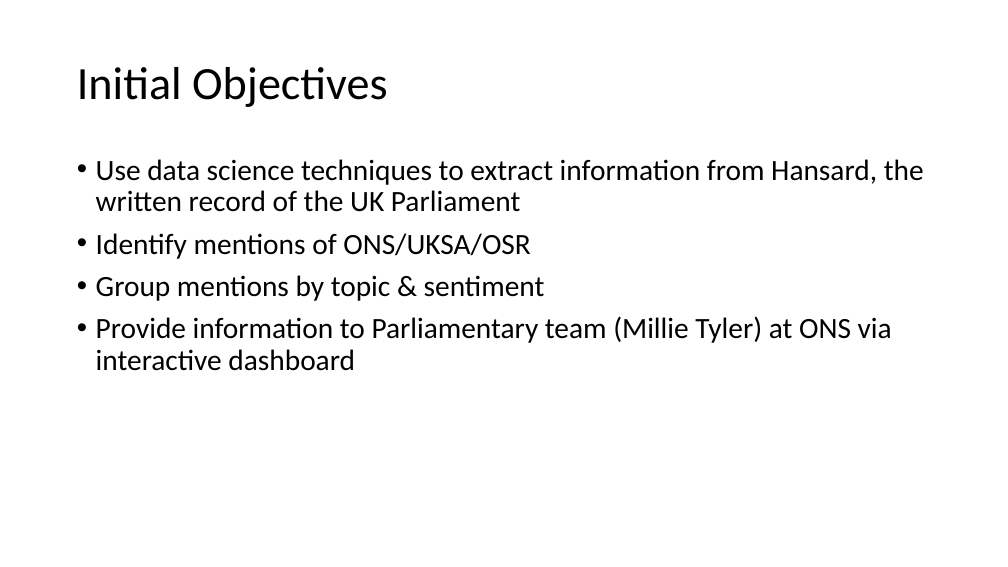
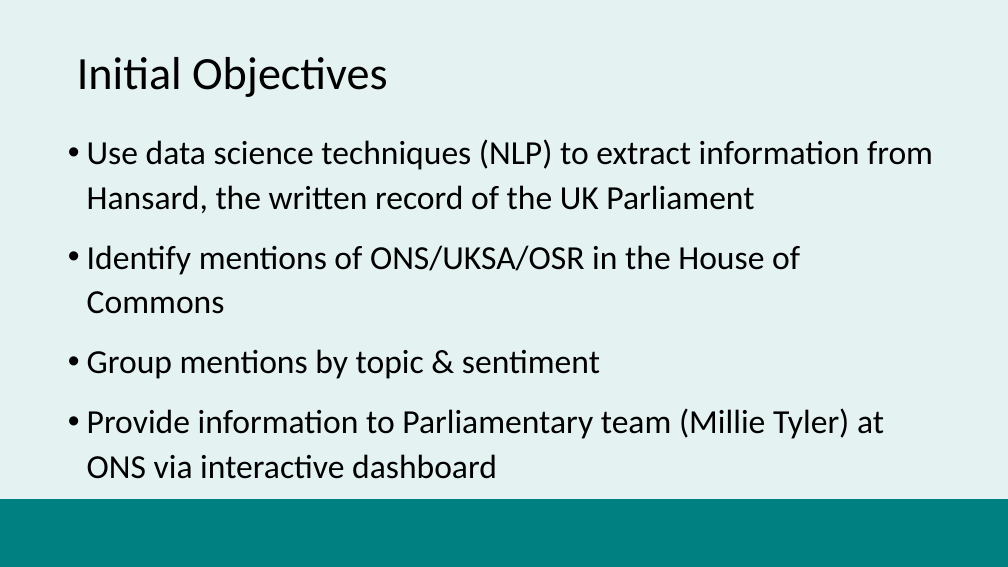
Before and after one commit to datasciencecampus/uk-parliament-stats, a slide deck: slide 2 of user-engagement/impact-task-and-finish-group--project-summary.pptx. Drawn at 1008x567 pixels with LibreOffice and Linux fonts; fonts in the diff are those of the drawing; background and template pictures are left out. Boxes give left, top, right and bottom in pixels: in the first picture for what was removed or moved away, otherwise in the second. Text is boxed around its words. In the diff, an @@ line names an element or a change of style, - is before the commit and + after.

Commit message:
updated pptx for impact T&F group - image on title & updated content

```diff
--- a/user-engagement/impact-task-and-finish-group--project-summary.pptx
+++ b/user-engagement/impact-task-and-finish-group--project-summary.pptx
@@ background #FFFFFF to #008080 at 10% opacity @@
@@ title "Initial Objectives": place and size @@
-title "Initial Objectives" at (77,67,387,107)
+title "Initial Objectives" at (77,57,387,97)
@@ text "Use data science techniques (NLP) ...": place and size @@
-text "Use data science techniques (NLP) ..." at (96,159,924,371)
+text "Use data science techniques (NLP) ..." at (87,139,933,479)
@@ text at (87,139,933,314): text changed; size 28 to 32 pt @@
-• Use data science techniques to extract information from Hansard, the written record of the UK Parliament
-• Identify mentions of ONS/UKSA/OSR
+• Use data science techniques (NLP) to extract information from Hansard, the written record of the UK Parliament
+• Identify mentions of ONS/UKSA/OSR in the House of Commons
@@ text at (87,349,884,479): size 28 to 32 pt in "Group mentions by topic & sentiment", "Provide information to Parliamentary team (Millie Tyler) ..."; line spacing 0.9 to 1.1; more space between paragraphs @@
@@ rectangle added at (0,499,1008,567), fill #008080 @@
```
Also in this commit, not shown: 2 other slides changed, 1 slide added, 1 slide removed.
